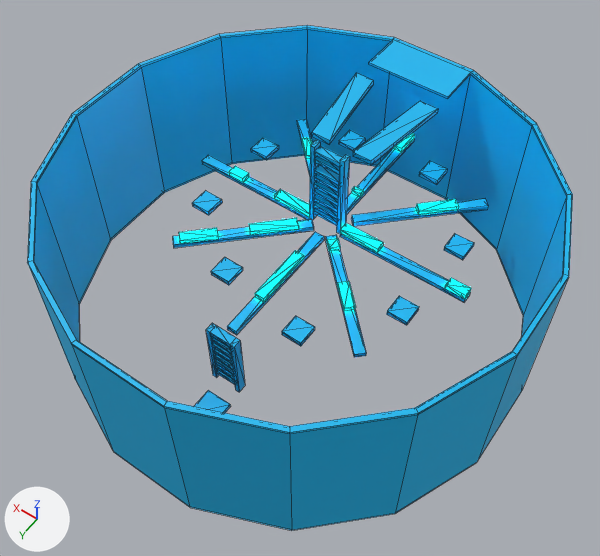
An edit to the FBX model Assets/Tower/Stage_5.fbx, drawn before and after from the same camera.
Camera for both pictures: a 50 mm lens placed at (-65.2, 91.3, 170.9), pointed at (-2.7, 3.8, 33.4). Every picture has the same lights, and +X, +Y and +Z are marked at lower left. Mesh edges are drawn as thin lines. Where no turn or scale is listed for an object, it has been applied to the vertices.

The scene before the commit, as lines of its bpy script (objects in view):
```python
mat_killbrick_blue = principled_material('Killbrick_blue')
mat_killbrick_blue.base_color = (0.0, 0.485, 0.888)  # cyan #00b9f2
mat_killbrick_blue.roughness = 1.0
mat_killbrick_blue.emission_color = (0.0, 0.485, 0.888)  # cyan #00b9f2
mat_killbrick_blue.emission_strength = 10.0
me_circle_008 = bpy.data.meshes.new('Circle.008')
me_circle_008.from_pydata(...)  # 288 vertices, 364 faces; spans x -51.0..51.0, y -51.0..51.0, z -20.0..20.2
me_circle_008.materials.append(mat_blue_stage)  # cyan #00b9f2
me_circle_023 = bpy.data.meshes.new('Circle.023')
me_circle_023.from_pydata(...)  # 164 vertices, 252 faces; spans x -4.6..3.4, y -10.1..26.9, z -15.9..23.1
me_circle_023.materials.append(mat_blue_stage)  # cyan #00b9f2
me_stage8_003 = bpy.data.meshes.new('Stage8.003')
me_stage8_003.from_pydata(...)  # 104 vertices, 152 faces; spans x -2.4..57.5, y -76.8..-18.4, z 147.5..148.7
me_stage8_003.materials.append(mat_killbrick_blue)  # cyan #00b9f2
ob_stage_5 = bpy.data.objects.new('stage_5', me_circle_008)
ob_stage_5.location = (0.0, 0.0, 35.5)
ob_stage_5_deads = bpy.data.objects.new('stage_5_deads', me_stage8_003)
ob_stage_5_deads.location = (-32.0, 34.0, -110.0)
ob_stage_5_ladders = bpy.data.objects.new('stage_5_ladders', me_circle_023)
ob_stage_5_ladders.location = (0.0, 0.0, 35.5)
```
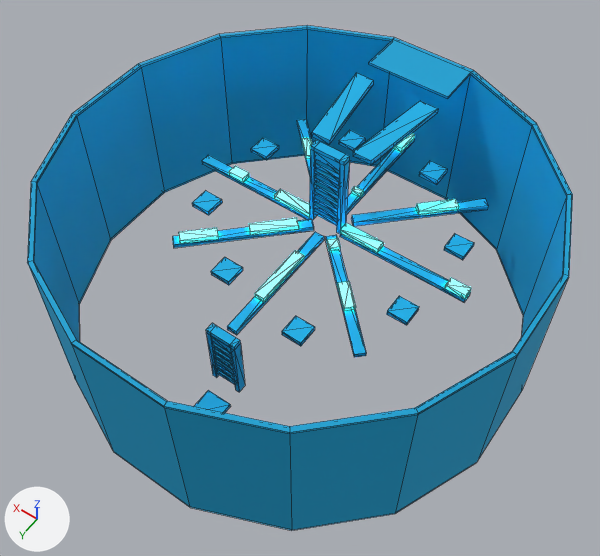
Commit message: add Stages

Where the newer file only moved an object's origin or applied its transform, the numbers keep the older frame.

Pixel boxes (x1, y1, x2, y2) of what changed, in the pictures (600 x 556 px; the box of a moved part takes in the faces that stretch with it):
'stage_5_deads', recoloured: (179, 133, 471, 311) in both
'stage_5_ladders', reshaped: before (206, 140, 350, 392); after (206, 149, 350, 392)
part 1 of me_circle_008, added (cyan): after (310, 140, 350, 166)
part 2 of me_circle_008, added (cyan): after (206, 323, 241, 350)
part 3 of me_circle_008, moved or reshaped: (353, 101, 438, 165) in both
part 4 of me_circle_008, recoloured: (27, 25, 573, 531) in both

Patch to the scene script:
```diff
--- a/Assets/Tower/Stage_5.fbx.py
+++ b/Assets/Tower/Stage_5.fbx.py
@@ mat_killbrick_blue @@
 mat_killbrick_blue = principled_material('Killbrick_blue')
-mat_killbrick_blue.base_color = (0.0, 0.485, 0.888)  # cyan #00b9f2
+mat_killbrick_blue.base_color = (0.444, 0.687, 0.888)  # blue #b2d8f2
 mat_killbrick_blue.roughness = 1.0
@@ mat_blue_stage_dark @@
+mat_blue_stage_dark = principled_material('blue_stage_dark')
+mat_blue_stage_dark.base_color = (0.0, 0.355, 0.65)  # cyan #00a1d3
+mat_blue_stage_dark.roughness = 0.8
@@ me_circle_008 @@
 # used by ob_stage_5; location = (0.0, 0.0, 35.5)
-me_circle_008.from_pydata(...)  # 288 vertices, 364 faces; spans x -51.0..51.0, y -51.0..51.0, z -20.0..20.2
+me_circle_008.from_pydata(...)  # 320 vertices, 392 faces; spans x -51.0..51.0, y -51.0..51.0, z -20.0..23.1
+# me_circle_008 part 1: a new loose piece of 16 vertices spanning x -4.6..3.4, y -10.1..-8.1, z 22.1..23.1, in mat_blue_stage (cyan #00b0e7)
+# me_circle_008 part 2: a new loose piece of 16 vertices spanning x -3.6..3.4, y 24.9..26.9, z 0.1..1.1, in mat_blue_stage (cyan #00b0e7)
+# me_circle_008 part 3
+# 12 faces are deleted
+# 12 new faces join them, mat_blue_stage (cyan #00b0e7)
+# me_circle_008 part 4: 136 faces spanning x -51.0..51.0, y -51.0..51.0, z -20.0..20.0 switch from mat_blue_stage (cyan #00b9f2) to mat_blue_stage_dark (cyan #00a1d3)
@@ me_circle_023 @@
 # used by ob_stage_5_ladders; location = (0.0, 0.0, 35.5)
-me_circle_023.from_pydata(...)  # 164 vertices, 252 faces; spans x -4.6..3.4, y -10.1..26.9, z -15.9..23.1
+me_circle_023.from_pydata(...)  # 160 vertices, 232 faces; spans x -4.6..3.4, y -10.1..26.9, z -15.9..22.1
+# me_circle_023 part 5
+# 23 vertices are removed from x -4.6..3.4, y -10.1..26.9, z -0.9..23.1
+# 85 faces are deleted
+# 1 vertex moves from x 3.4, y 24.9, z 1.1 to x 3.4, y 24.9, z 0.1
+# 7 vertices are added at x -3.6..3.4, y -10.1..26.9, z 0.1..22.1
+# 7 new vertices lie (0.0, 0.0, 2.0) away from vertices in x -3.6..2.4, y -10.1..26.9, z -1.9..20.1
+# 5 new vertices lie (-1.0, 0.0, 0.0) away from vertices in x -3.6..3.4, y -10.1..26.9, z 0.1..22.1
+# 65 new faces join them
 me_circle_023.materials.append(mat_blue_stage)
```
